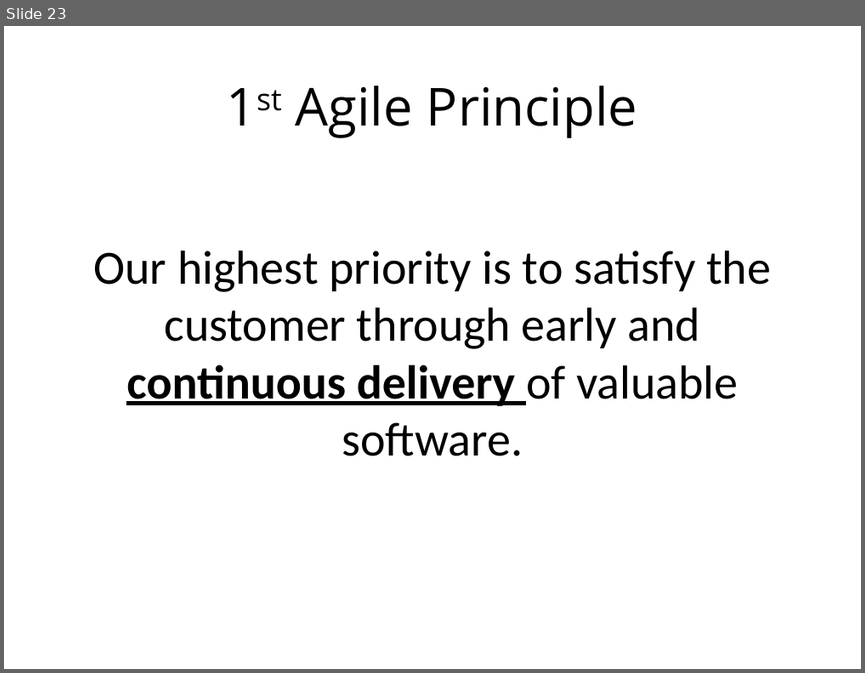
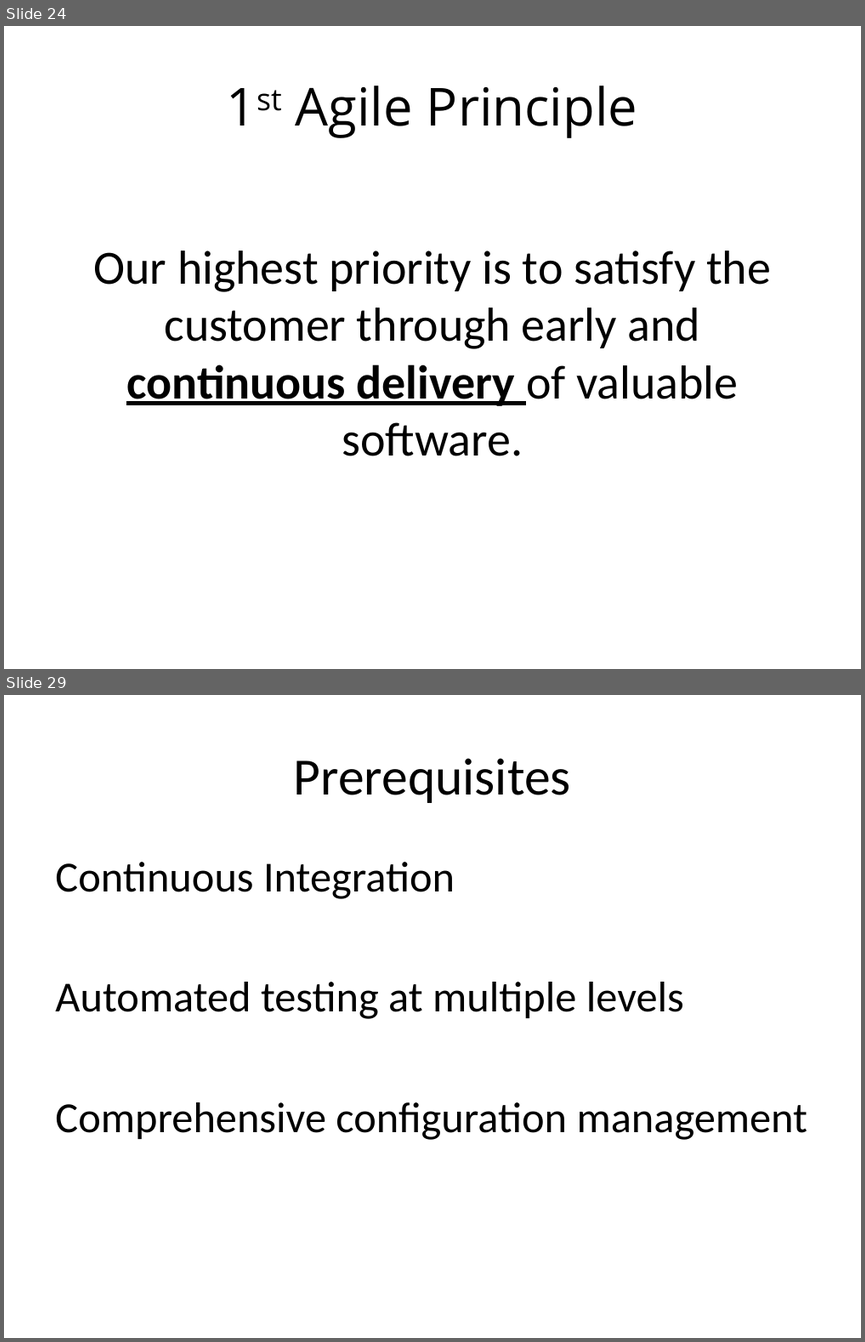
Before and after one commit to browngeek666/DevOpsPres, a slide deck: ALFDevOps.pptx. Shown one above the other, each under a label of ours: slide 23 before the commit, slides 24 and 29 after it; the slides between them are not shown. The pictures are 865x673 and 865x1342 pixels, drawn with LibreOffice and Linux fonts; fonts in the diff are those of the drawing. Boxes give left, top, right and bottom in pixels: in the first picture for what was removed or moved away, otherwise in the second. Text is boxed around its words. In the diff, an @@ line names an element or a change of style, - is before the commit and + after.

```diff
--- a/ALFDevOps.pptx
+++ b/ALFDevOps.pptx
@@ slide 29 added at [4, 695, 861, 1338], background #FFFFFF @@
@@ title added at [294, 758, 571, 803], 44 pt, text #000000 @@
+Prerequisites
@@ text added at [55, 862, 807, 1140], 36 pt, text #000000 @@
+Continuous Integration
+Automated testing at multiple levels
+Comprehensive configuration management
@@ what was slide 23 is now slide 24 @@
```
Also in this commit, not shown: 2 slides changed, 15 other slides added.
